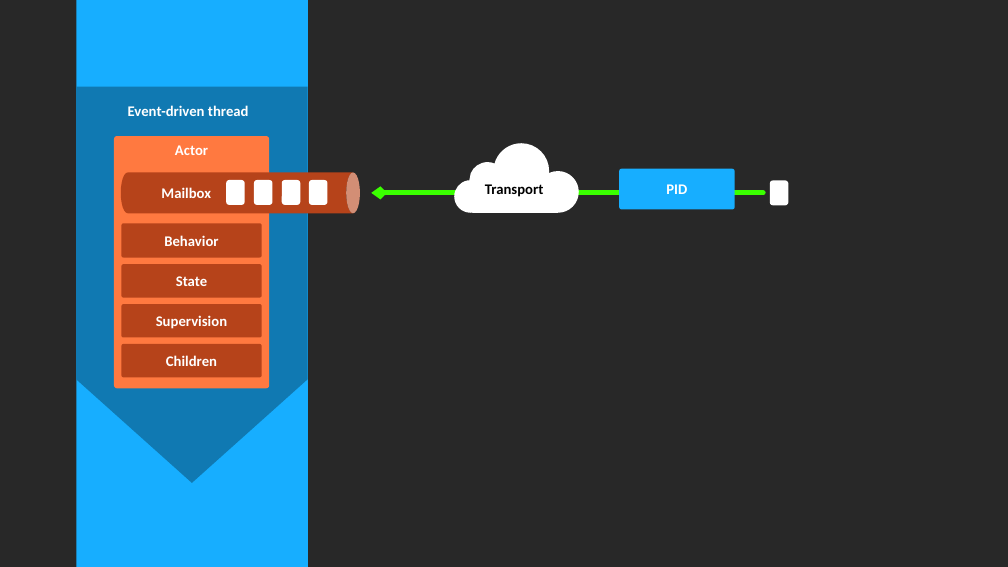
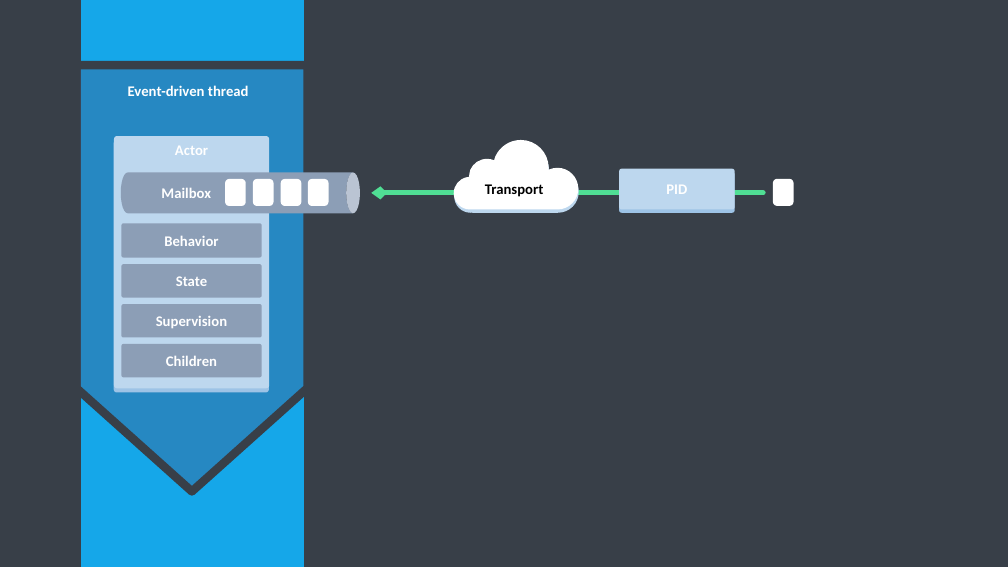
Before and after one commit to rogeralsing/Presentations, a slide deck: slide 12 of Media/protofabric.pptx. Drawn at 1008x567 pixels with LibreOffice and Linux fonts; fonts in the diff are those of the drawing. Boxes give left, top, right and bottom in pixels: in the first picture for what was removed or moved away, otherwise in the second. Text is boxed around its words. In the diff, an @@ line names an element or a change of style, - is before the commit and + after.

```diff
--- a/Media/protofabric.pptx
+++ b/Media/protofabric.pptx
@@ rectangle added at box(0, 0, 1008, 567), fill #383F48, outline #383F48 8 pt @@
@@ rectangle at box(76, 0, 308, 567): fill #17AEFF to #15A7E9; outline none to #383F48 8 pt @@
@@ down arrow: place and size @@
-down arrow at box(76, 87, 308, 483)
+down arrow at box(76, 65, 308, 492)
@@ down arrow at box(76, 65, 308, 492): fill #1079B2 to #3F5E8B at 41% opacity; outline none to #383F48 8 pt @@
@@ text "Event-driven thread": place and size @@
-text "Event-driven thread" at box(128, 105, 249, 116)
+text "Event-driven thread" at box(128, 85, 249, 96)
@@ rounded rectangle added at box(113, 140, 268, 392), fill #9DC3E6 @@
@@ rounded rectangle "Actor" at box(114, 136, 269, 389): fill #FF7940 to #BDD7EE @@
@@ freeform shape at box(454, 143, 579, 212): fill #FFFFFF to #BDD7EE @@
@@ freeform shape added at box(454, 140, 578, 209), fill #FFFFFF @@
@@ fill #B6431A to #8C9EB6 in 5 elements at box(122, 264, 262, 297), box(122, 304, 262, 337), box(122, 344, 262, 377), box(122, 223, 262, 257), box(121, 172, 360, 213) @@
@@ rounded rectangle "PID" at box(619, 169, 735, 209): fill #17AEFF to #BDD7EE @@
@@ rounded rectangle added at box(619, 172, 735, 212), fill #9DC3E6, 14 pt, text #FFFFFF, bold @@
+ActorRef
@@ arrow (763, 193) - (371, 193): stroke #3AFF00 5 pt to #50DE94 5 pt @@
@@ outline none to #FFFFFF 2 pt in 5 elements at box(254, 180, 273, 205), box(282, 180, 301, 205), box(309, 180, 328, 205), box(226, 180, 245, 205), box(774, 180, 793, 205) @@
@@ rounded rectangle: place and size @@
-rounded rectangle at box(770, 181, 789, 206)
+rounded rectangle at box(774, 180, 793, 205)
```
Also in this commit, not shown: 3 other slides changed.
